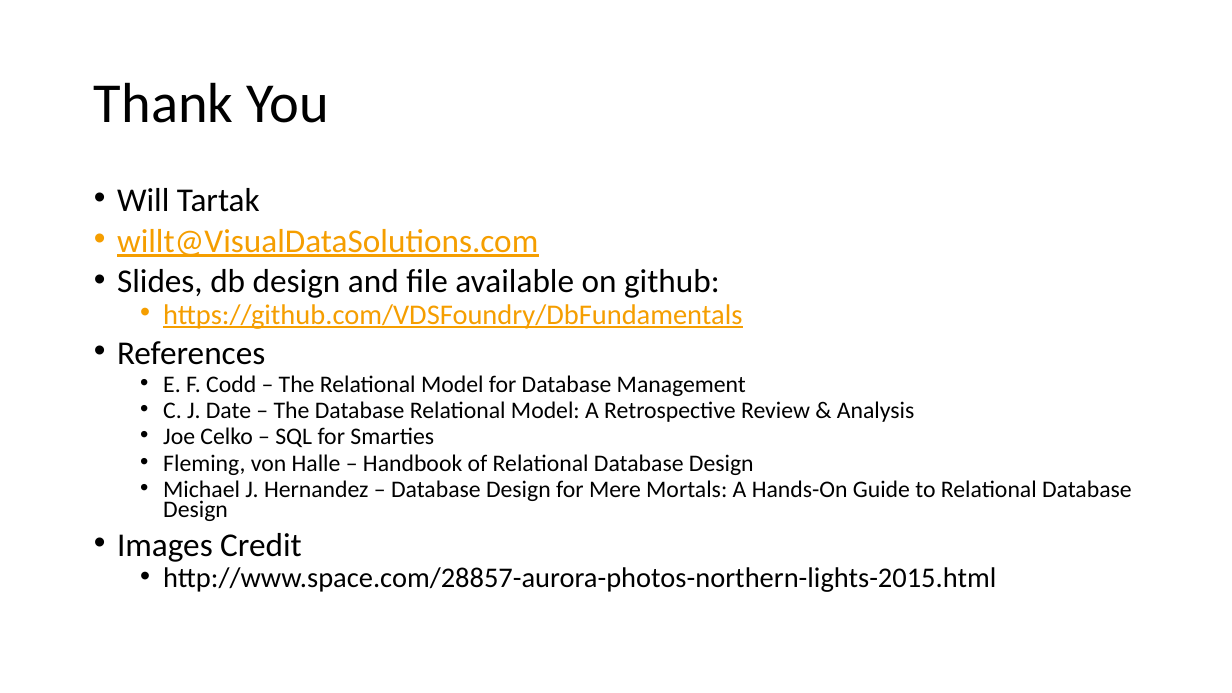
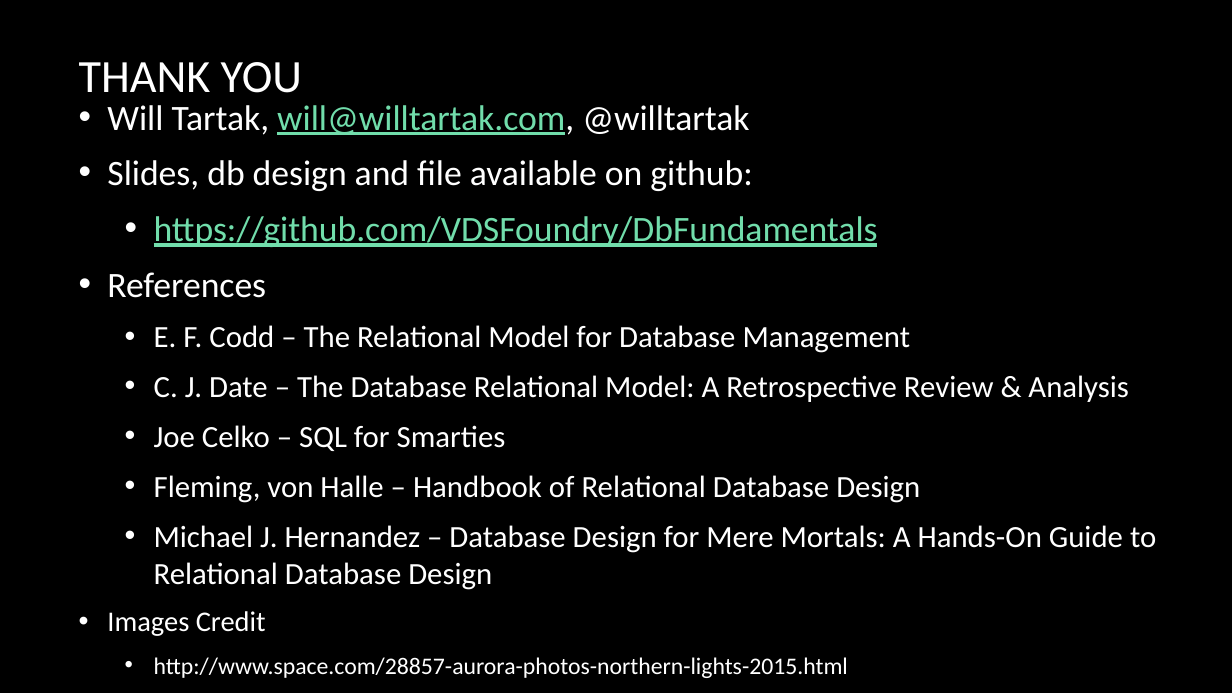
Before and after one commit to VDSFoundry/DbFundamentals, a slide deck: slide 24 of Db Design Fundamentals - Intro.pptx. Drawn at 1232x693 pixels with LibreOffice and Linux fonts; fonts in the diff are those of the drawing; background and template pictures are left out. Boxes give left, top, right and bottom in pixels: in the first picture for what was removed or moved away, otherwise in the second. Text is boxed around its words. In the diff, an @@ line names an element or a change of style, - is before the commit and + after.

```diff
--- a/Db Design Fundamentals - Intro.pptx
+++ b/Db Design Fundamentals - Intro.pptx
@@ background #FFFFFF to picture (left out) @@
@@ title at bbox=[79, 62, 302, 93]: text changed; size 44 to 36 pt; text colour #000000 to #FFFFFF @@
-Thank You
+THANK YOU
@@ text "Will Tartak, will@willtartak.com, @willtartak": place and size @@
-text "Will Tartak, will@willtartak.com, @willtartak" at bbox=[117, 188, 1132, 592]
+text "Will Tartak, will@willtartak.com, @willtartak" at bbox=[107, 105, 1156, 678]
@@ text "Will Tartak, will@willtartak.com, @willtartak" at bbox=[107, 105, 1156, 678]: vertical alignment top to middle @@
@@ text at bbox=[107, 105, 749, 135]: text changed; size 25.9 to 27.8 pt; text colour #F59E00 to #FFFFFF @@
-• Will Tartak
-• willt@VisualDataSolutions.com
+• Will Tartak, will@willtartak.com, @willtartak
@@ text at bbox=[107, 160, 1156, 678]: size 25.9 to 27.8 pt in "Slides, db design and file available on ...", "References"; text colour #000000 to #FFFFFF in "Slides, db design and file available on ...", "References", "E. F. Codd – The Relational Model ...", "C. J. Date – The Database Relational ..." and 5 more places; size 22.2 to 27.8 pt, text colour #F59E00 to #71DDAB in "https://github.com/VDSFoundry/DbFundamentals"; size 18.5 to 24.1 pt in "E. F. Codd – The Relational Model ...", "C. J. Date – The Database Relational ...", "Joe Celko – SQL for Smarties", "Fleming, von Halle – Handbook of Relational ..." and 1 more places; size 25.9 to 22.2 pt in "Images Credit"; size 22.2 to 18.5 pt in "http://www.space.com/28857-aurora-photos-northern-lights-201 ..."; indent changed; line spacing 0.7 to 1; more space between paragraphs @@
```
Also in this commit, not shown: 23 other slides changed, 1 other file.
